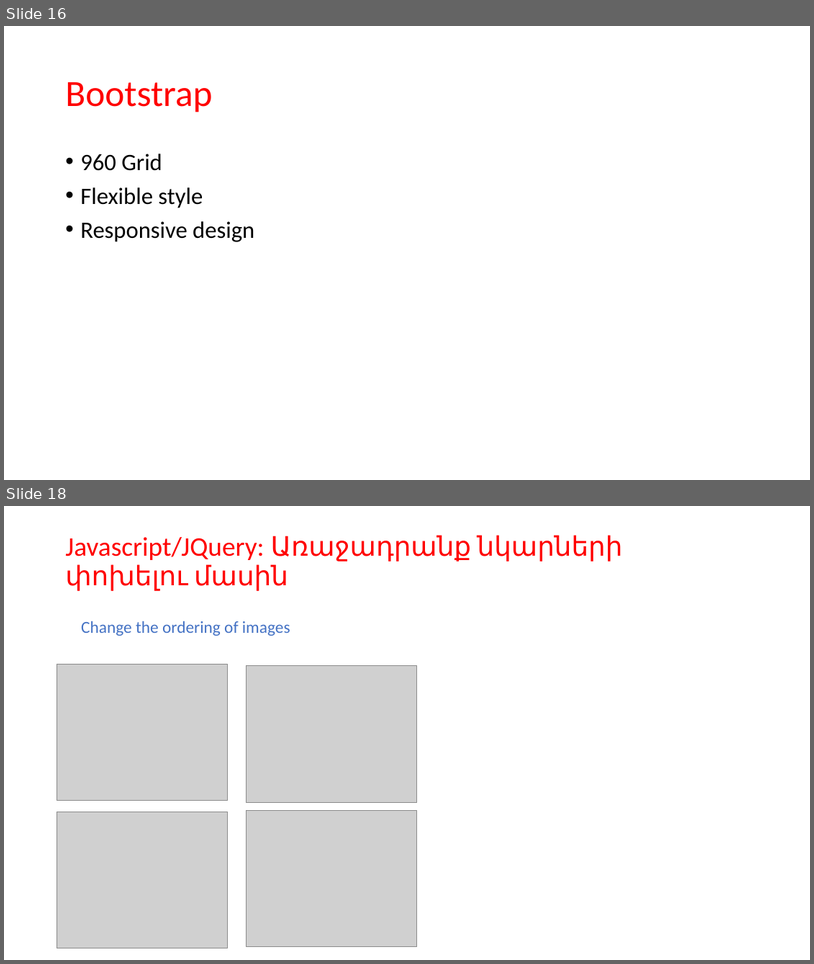
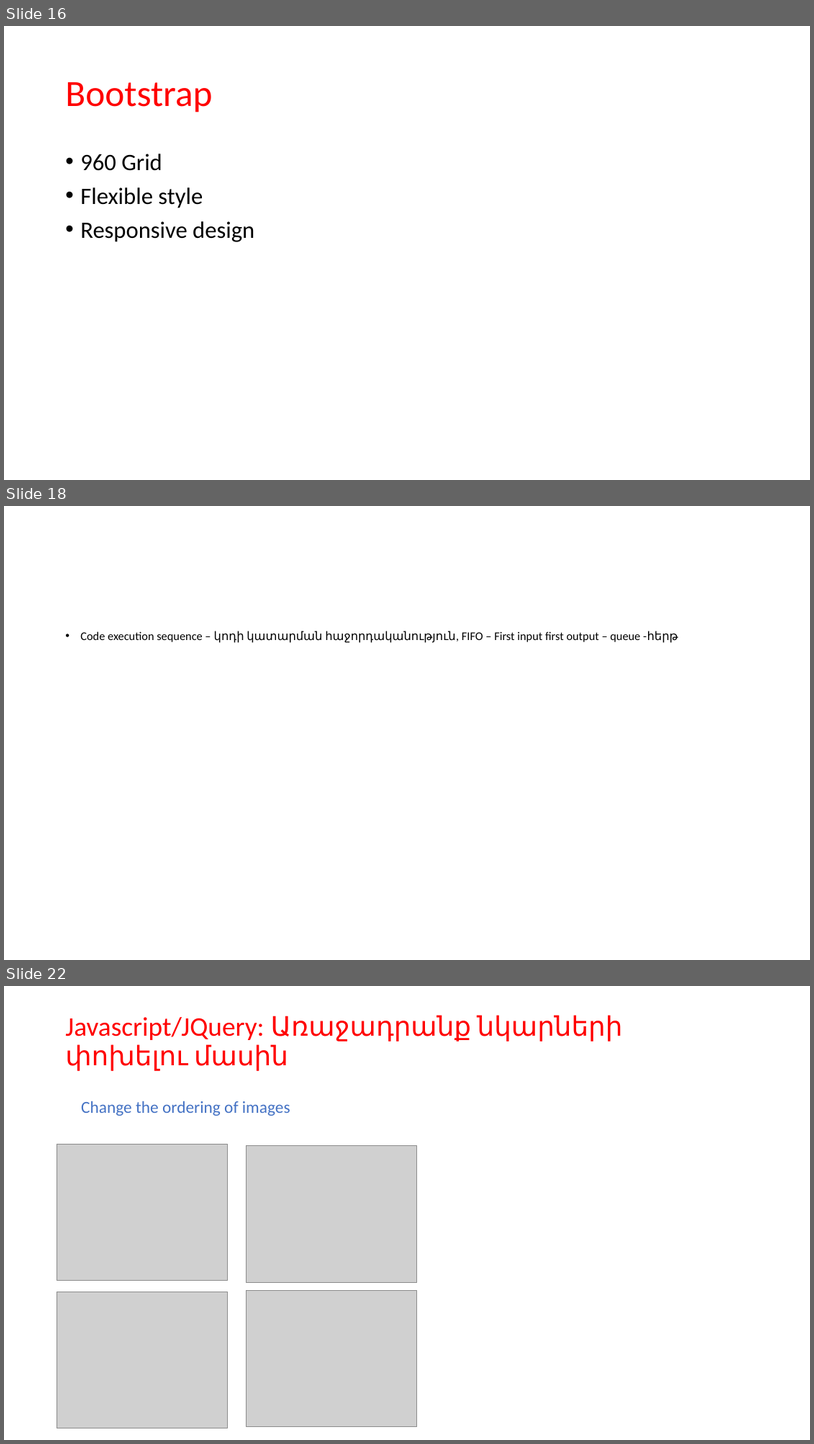
Before and after one commit to gevorgdarbinyan/Training, a slide deck: 2/Web ծրագրավորման դասընթաց - Դաս 2.pptx. Shown one above the other, each under a label of ours: slides 16 and 18 before the commit, slides 16, 18 and 22 after it; the slides between them are not shown. The pictures are 814x964 and 814x1444 pixels, drawn with LibreOffice and Linux fonts; fonts in the diff are those of the drawing; grey boxes stand for pictures. Boxes give left, top, right and bottom in pixels: in the first picture for what was removed or moved away, otherwise in the second. Text is boxed around its words. In the diff, an @@ line names an element or a change of style, - is before the commit and + after.

```diff
--- a/2/Web ծրագրավորման դասընթաց - Դաս 2.pptx
+++ b/2/Web ծրագրավորման դասընթաց - Դաս 2.pptx
@@ slide 18 added at bbox=[4, 506, 810, 960], background #FFFFFF @@
@@ text added at bbox=[80, 631, 679, 643], 14 pt, text #000000 @@
+• Code execution sequence – կոդի կատարման հաջորդականություն, FIFO – First input first output – queue -հերթ
@@ what was slide 18 is now slide 22 @@
```
Also in this commit, not shown: 1 slide changed, 3 other slides added, 4 other files.
